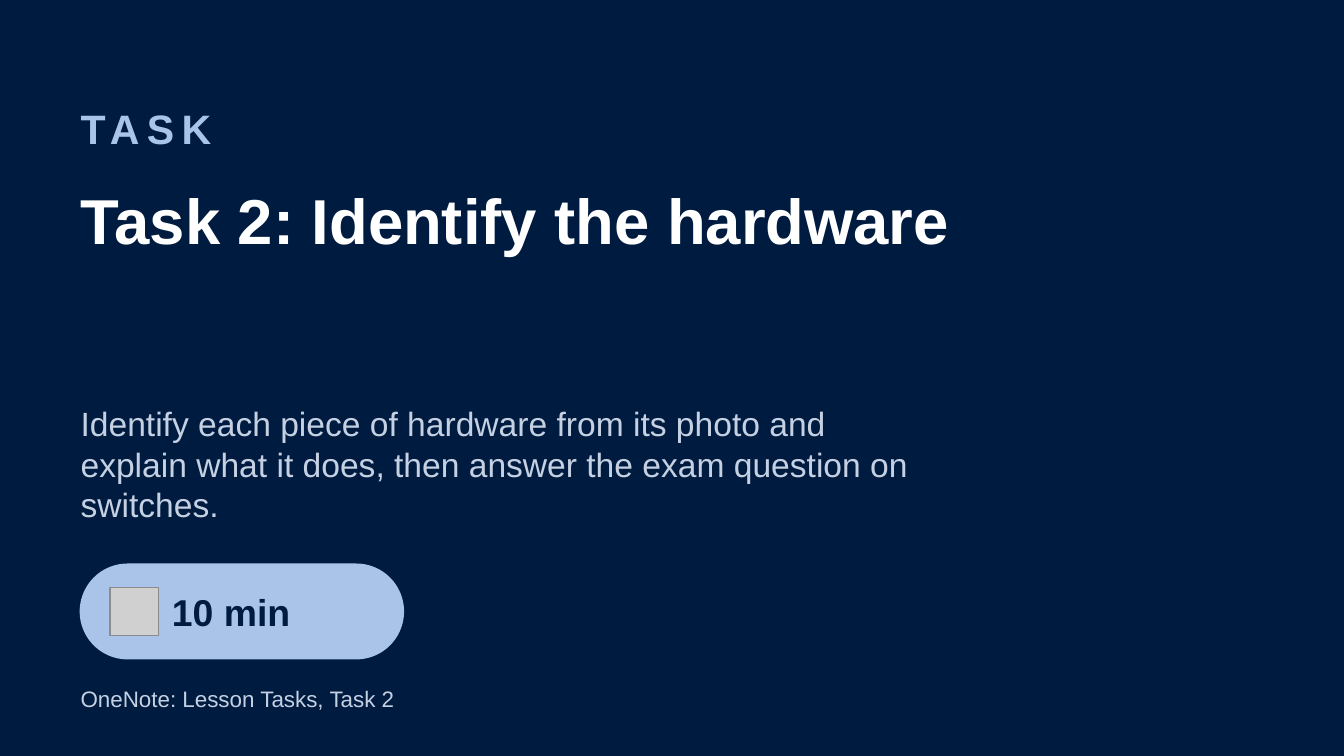
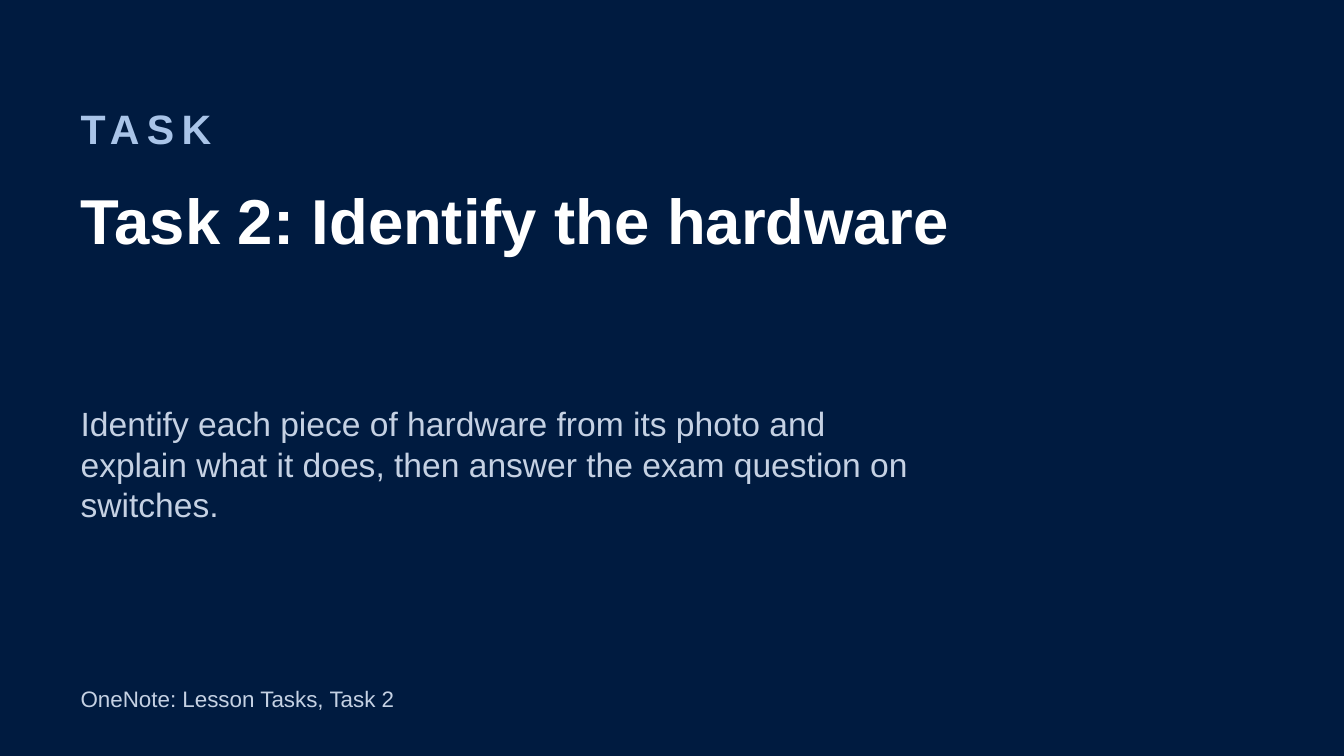
Before and after one commit to Dr-Hughes/Teaching-Materials, a slide deck: slide 5 of computer-science/a-level/y12-networks-l3-build-the-network/y12-networks-l3-build-the-network.pptx. Drawn at 1344x756 pixels with LibreOffice and Linux fonts; fonts in the diff are those of the drawing; grey boxes stand for pictures. Boxes give left, top, right and bottom in pixels: in the first picture for what was removed or moved away, otherwise in the second. Text is boxed around its words. In the diff, an @@ line names an element or a change of style, - is before the commit and + after.

```diff
--- a/computer-science/a-level/y12-networks-l3-build-the-network/y12-networks-l3-build-the-network.pptx
+++ b/computer-science/a-level/y12-networks-l3-build-the-network/y12-networks-l3-build-the-network.pptx
@@ rounded rectangle removed at (81,564,403,659) @@
@@ picture removed at (110,587,159,636) @@
@@ text removed at (172,599,290,627) @@
-10 min
```
Also in this commit, not shown: 18 other slides changed, 1 slide added, 3 slides removed, 41 other files.
